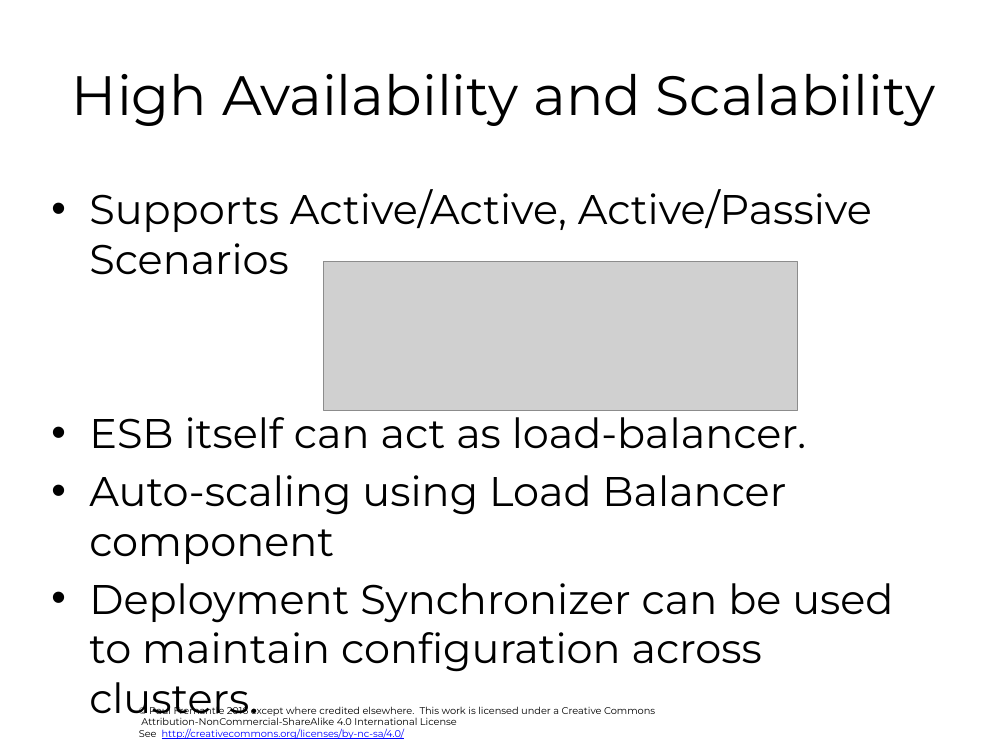
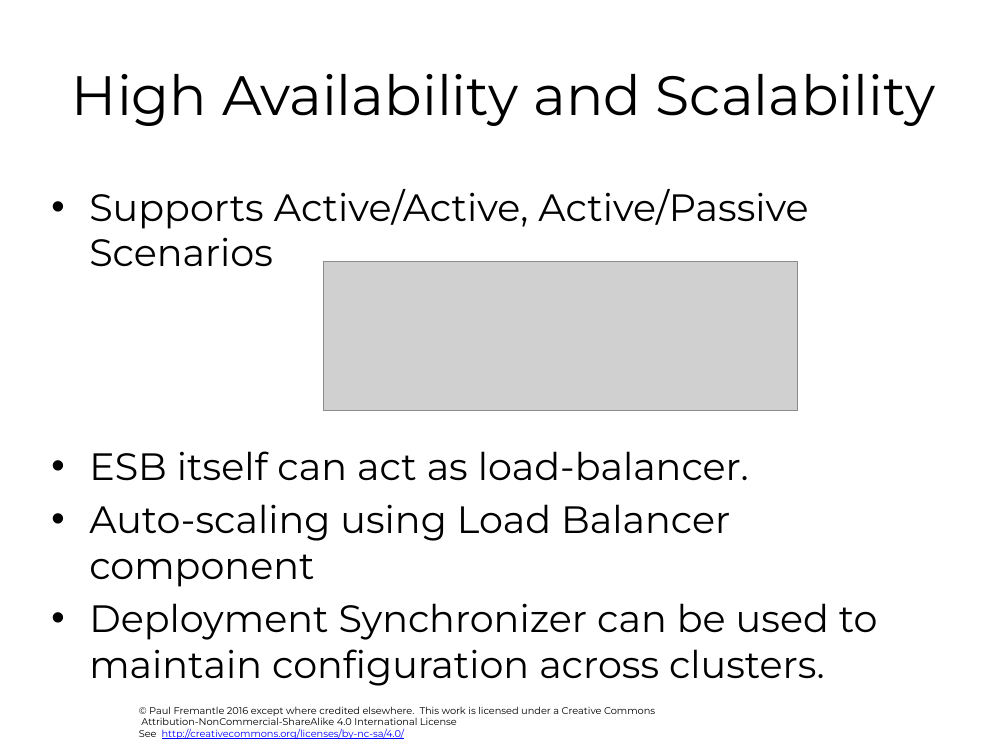
Before and after one commit to pzfreo/ox-soa, a slide deck: slide 31 of presentation-source/10-integration.pptx. Drawn at 1008x756 pixels with LibreOffice and Linux fonts; fonts in the diff are those of the drawing; grey boxes stand for pictures; background and template pictures are left out. Boxes give left, top, right and bottom in pixels: in the first picture for what was removed or moved away, otherwise in the second. Text is boxed around its words. In the diff, an @@ line names an element or a change of style, - is before the commit and + after.

```diff
--- a/presentation-source/10-integration.pptx
+++ b/presentation-source/10-integration.pptx
@@ text "Supports Active/Active, Active/Passive Scenarios" at bbox=[89, 189, 878, 686]: size 29.6 to 27.2 pt @@
```
Also in this commit, not shown: 2 other slides changed, 2 slides added, 31 other files.
